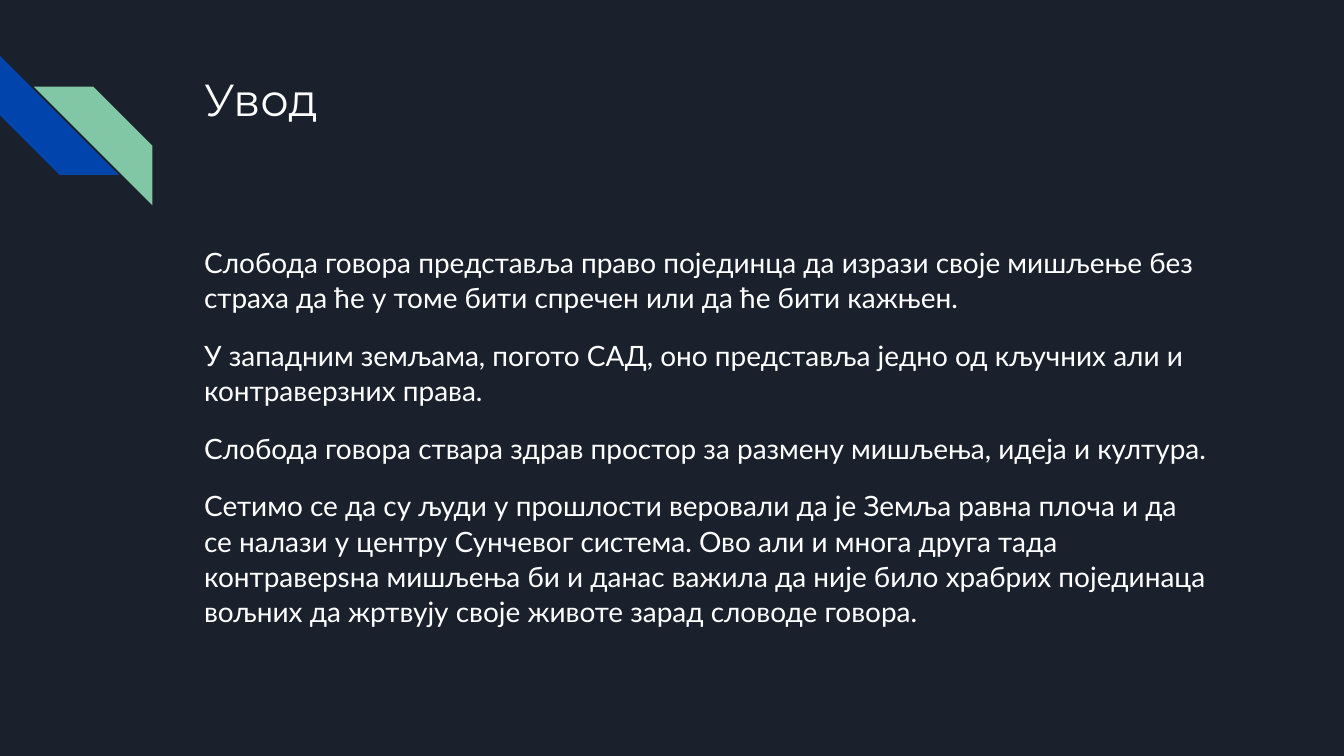
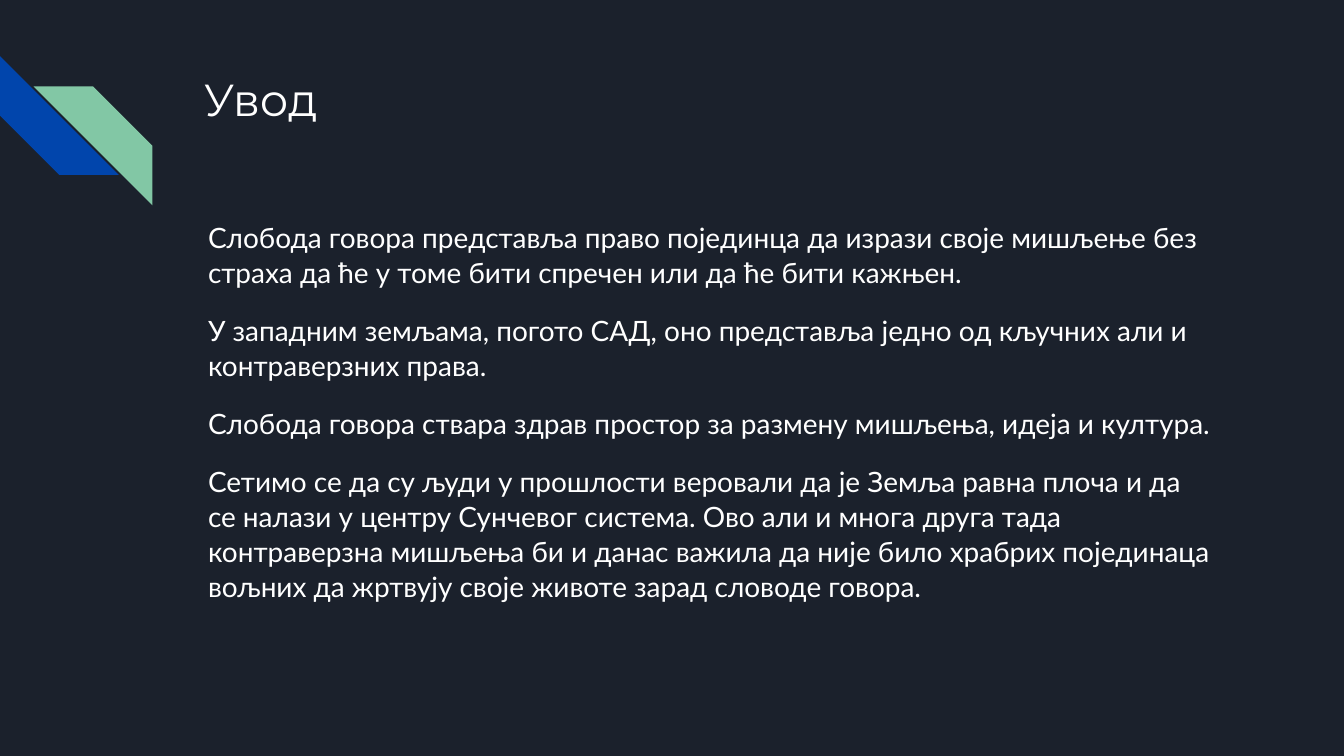
Before and after one commit to vukvuk21/RID, a slide deck: slide 2 of rid_2022_seminarski/mi18099_Andrijana_Aleksic/predavanje_1/slobodagovora.pptx. Drawn at 1344x756 pixels with LibreOffice and Linux fonts; fonts in the diff are those of the drawing. Boxes give left, top, right and bottom in pixels: in the first picture for what was removed or moved away, otherwise in the second. Text is boxed around its words. In the diff, an @@ line names an element or a change of style, - is before the commit and + after.

```diff
--- a/rid_2022_seminarski/mi18099_Andrijana_Aleksic/predavanje_1/slobodagovora.pptx
+++ b/rid_2022_seminarski/mi18099_Andrijana_Aleksic/predavanje_1/slobodagovora.pptx
@@ text "Слобода говора представља право појединца ...": place and size @@
-text "Слобода говора представља право појединца ..." at <box>204,252,1206,627</box>
+text "Слобода говора представља право појединца ..." at <box>208,227,1210,602</box>
@@ text at <box>208,471,1209,602</box>: text changed @@
-Сетимо се да су људи у прошлости веровали да је Земља равна плоча и да се налази у центру Сунчевог система. Ово али и многа друга тада контраверѕна мишљења би и данас важила да није било храбрих појединаца вољних да жртвују своје животе зарад словоде говора.
+Сетимо се да су људи у прошлости веровали да је Земља равна плоча и да се налази у центру Сунчевог система. Ово али и многа друга тада контраверзна мишљења би и данас важила да није било храбрих појединаца вољних да жртвују своје животе зарад словоде говора.
```
Also in this commit, not shown: 10 other slides changed, 1 slide added, 4 other files.
